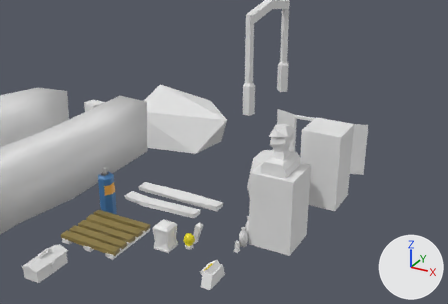
What one commit did to the Blender file Assets/Models/Map/Props.blend.
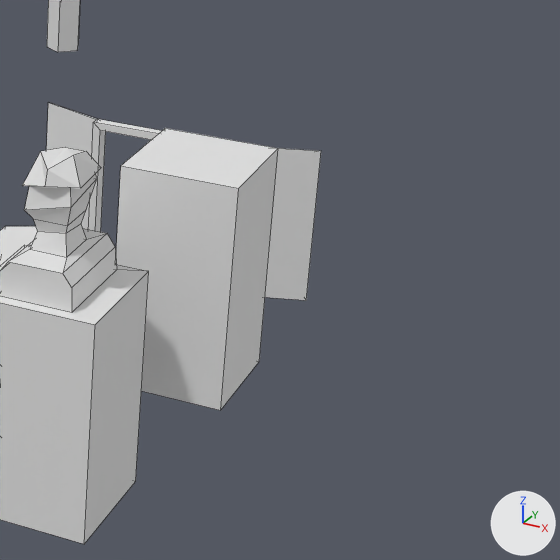
Each version appears first from a camera (50 mm lens) standing at (91.5, -103.1, 76.1) and looking at (24.4, 19.0, 15.1), and next in a close-up on the part from 58% to 100% of the width and 25% to 86% of the height. Arrows for +X, +Y and +Z are at lower right; the lights stay in place. The close-ups show mesh edges as thin lines.

Objects in the first close-up: 'Barrel', 'CoalBattery', 'HeadStatue', 'OpenWindow', 'TrainTopLine'.
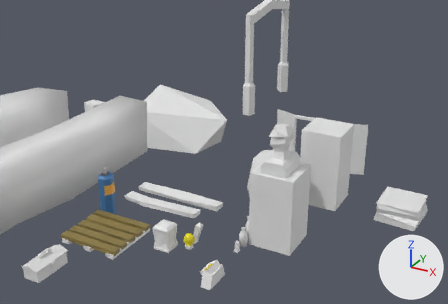
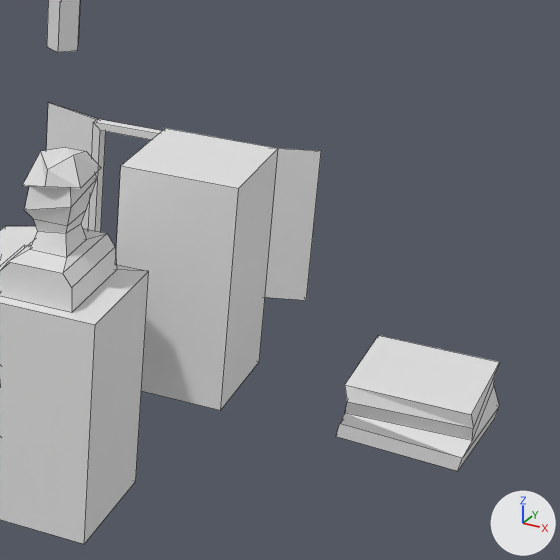
Where the change shows, as pixel boxes (x1, y1, x2, y2) in the close-ups (560 x 560 px):
```json
{"object": "NewsPaperStack", "change": "added", "after": [336, 335, 499, 471], "faces in mat_side (white #e7e7e7)": [336, 364, 499, 471], "faces in mat_top (white #e7e7e7)": [345, 335, 499, 414]}
```

Edits to the scene script, one JSON object a line:
```json
{"op": "add", "block": "mat_side", "code": ["mat_side = principled_material('Side')", "mat_side.base_color = (0.8, 0.8, 0.8)  # white #e7e7e7"]}
{"op": "add", "block": "mat_top", "code": ["mat_top = principled_material('Top')", "mat_top.base_color = (0.8, 0.8, 0.8)  # white #e7e7e7"]}
{"op": "add", "block": "me_cube_015", "code": ["me_cube_015 = bpy.data.meshes.new('Cube.015')", "me_cube_015.from_pydata(...)  # 20 vertices, 18 faces; spans x -5.34..5.54, y 0.0..5.0, z -5.55..5.4", "# faces by material slot: [2, 16]", "me_cube_015.materials.append(mat_top)  # white #e7e7e7", "me_cube_015.materials.append(mat_side)  # white #e7e7e7"]}
{"op": "add", "block": "ob_newspaperstack", "code": ["ob_newspaperstack = bpy.data.objects.new('NewsPaperStack', me_cube_015)", "ob_newspaperstack.location = (65.0, 35.01, 0.0)", "ob_newspaperstack.rotation_euler = (1.571, 0.0, 0.0)  # degrees (90, 0, 0)"]}
```
